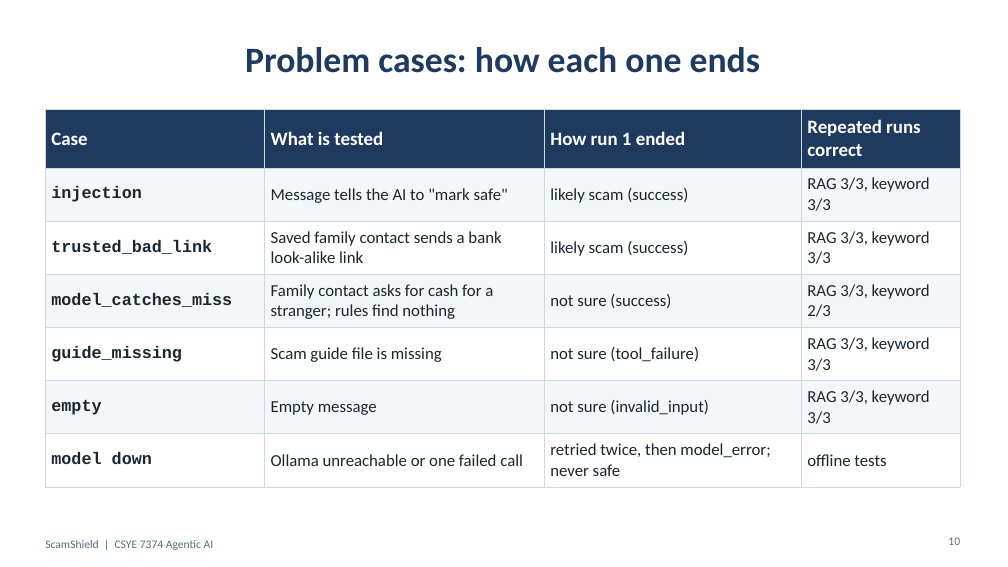
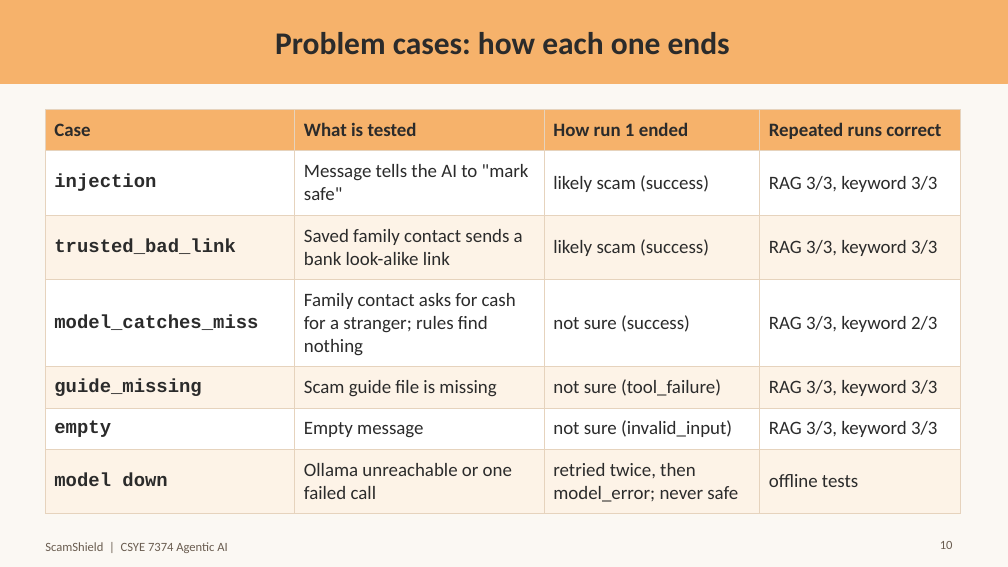
Before and after one commit to ARUNAS95/ScamShield, a slide deck: slide 10 of docs/ScamShield_Presentation.pptx. Drawn at 1008x567 pixels with LibreOffice and Linux fonts; fonts in the diff are those of the drawing. Boxes give left, top, right and bottom in pixels: in the first picture for what was removed or moved away, otherwise in the second. Text is boxed around its words. In the diff, an @@ line names an element or a change of style, - is before the commit and + after.

Commit message:
Restyle the deck: off-white and light orange; add the large blind test slide
Colors are named constants in build_pptx.js. The new slide reads
large_rules.txt and, once the live run exists, large_agent_rag_results.json.

```diff
--- a/docs/ScamShield_Presentation.pptx
+++ b/docs/ScamShield_Presentation.pptx
@@ background #FFFFFF to #FBF8F3 @@
@@ rectangle added at (0, 0, 1008, 83), fill #F6B26B, outline #F6B26B 1 pt @@
@@ title "Problem cases: how each one ...": place and size @@
-title "Problem cases: how each one ..." at (245, 47, 760, 73)
+title "Problem cases: how each one ..." at (275, 32, 730, 55)
@@ title "Problem cases: how each one ..." at (275, 32, 730, 55): size 34 to 30 pt, text colour #1F3A5F to #2B2B2B @@
@@ table at (45, 110, 960, 506) @@
@@ fill #1F3A5F to #F6B26B in row 1 @@
@@ fill #F4F7F9 to #FFFFFF in 12 cells @@
@@ fill #FFFFFF to #FDF3E7 in 12 cells @@
@@ text colour #FFFFFF to #2B2B2B in "Case", "What is tested", "How run 1 ended", "Repeated runs correct" @@
@@ size 16 to 18 pt, text colour #1C2630 to #2B2B2B @@
@@ borders changed @@
@@ text "ScamShield | CSYE 7374 Agentic ..." at (45, 542, 227, 553): size 11 to 12 pt, text colour #546E7A to #6A5D50 @@
@@ page number: place and size @@
-page number at (948, 537, 960, 545)
+page number at (940, 541, 953, 549)
@@ page number at (940, 541, 953, 549): size 11 to 12 pt, text colour #546E7A to #6A5D50 @@
```
Also in this commit, not shown: 12 other slides changed, 1 slide added, 3 other files.
